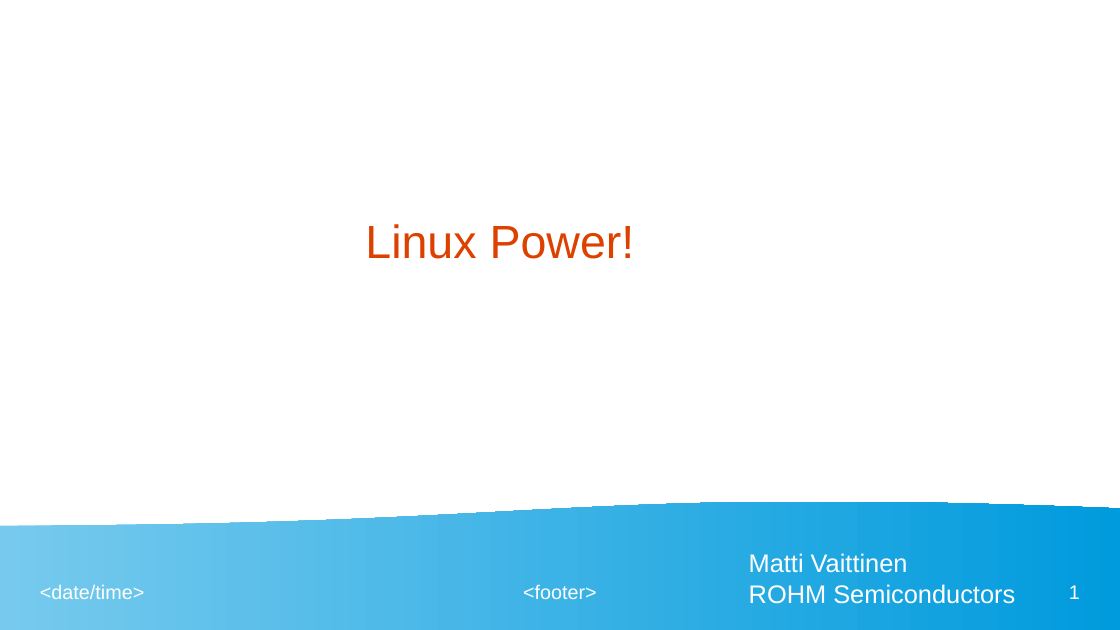
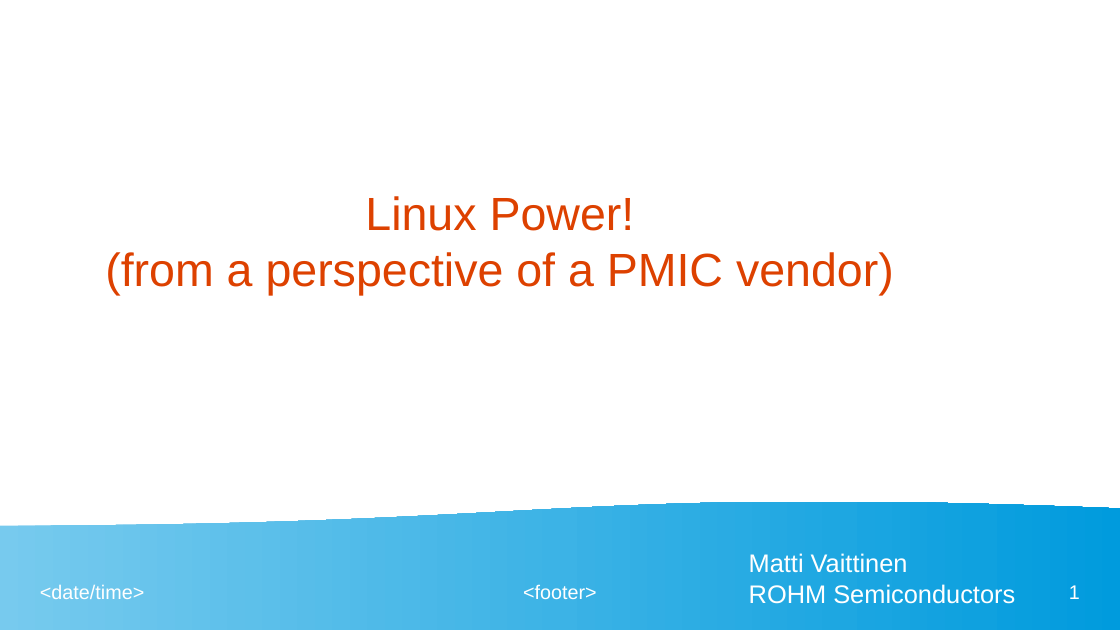
Before and after one commit to M-Vaittinen/babblings, a slide deck: slide 1 of PMIC/PMIC-babblings.odp. Drawn at 1120x630 pixels with LibreOffice and Linux fonts; fonts in the diff are those of the drawing. Boxes give left, top, right and bottom in pixels: in the first picture for what was removed or moved away, otherwise in the second. Text is boxed around its words. In the diff, an @@ line names an element or a change of style, - is before the commit and + after.

Commit message:
babblings: PMIC: update presentation

```diff
--- a/PMIC/PMIC-babblings.odp
+++ b/PMIC/PMIC-babblings.odp
@@ title at box(105, 196, 894, 295): text changed @@
-Linux Power!
+Linux Power!
+(from a perspective of a PMIC vendor)
```
Also in this commit, not shown: 2 other slides changed, 1 slide added.
